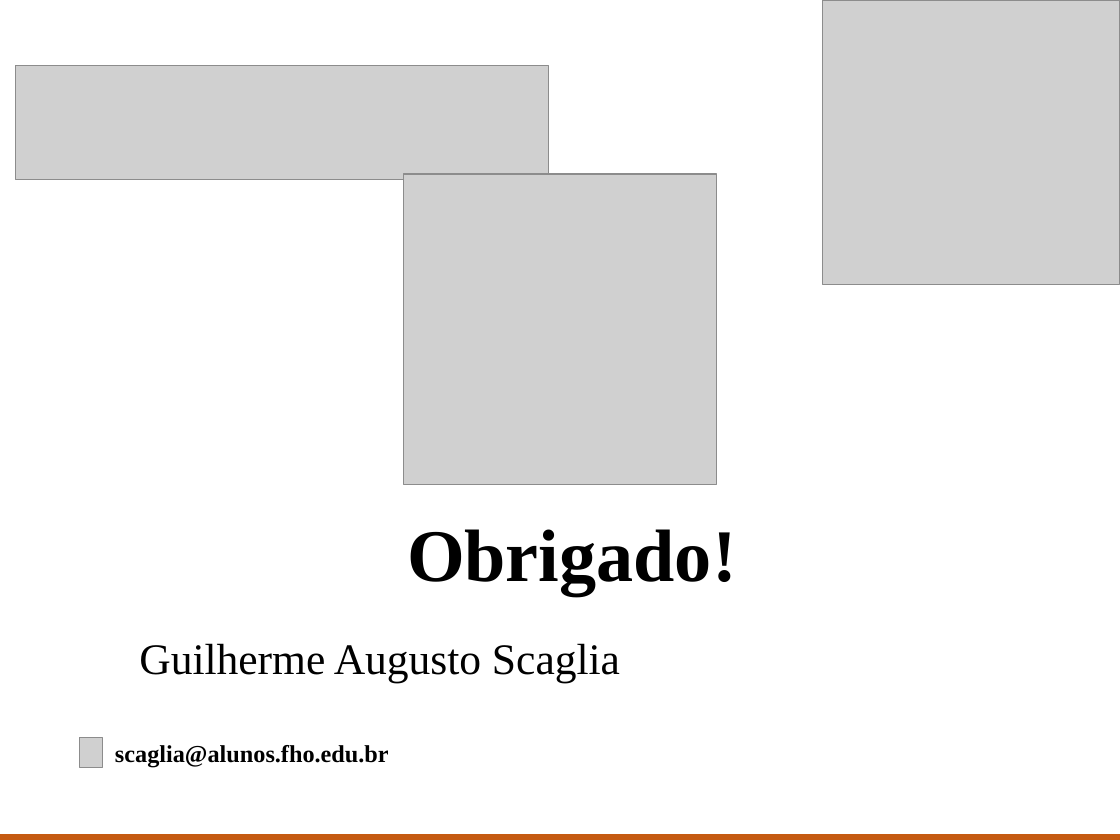
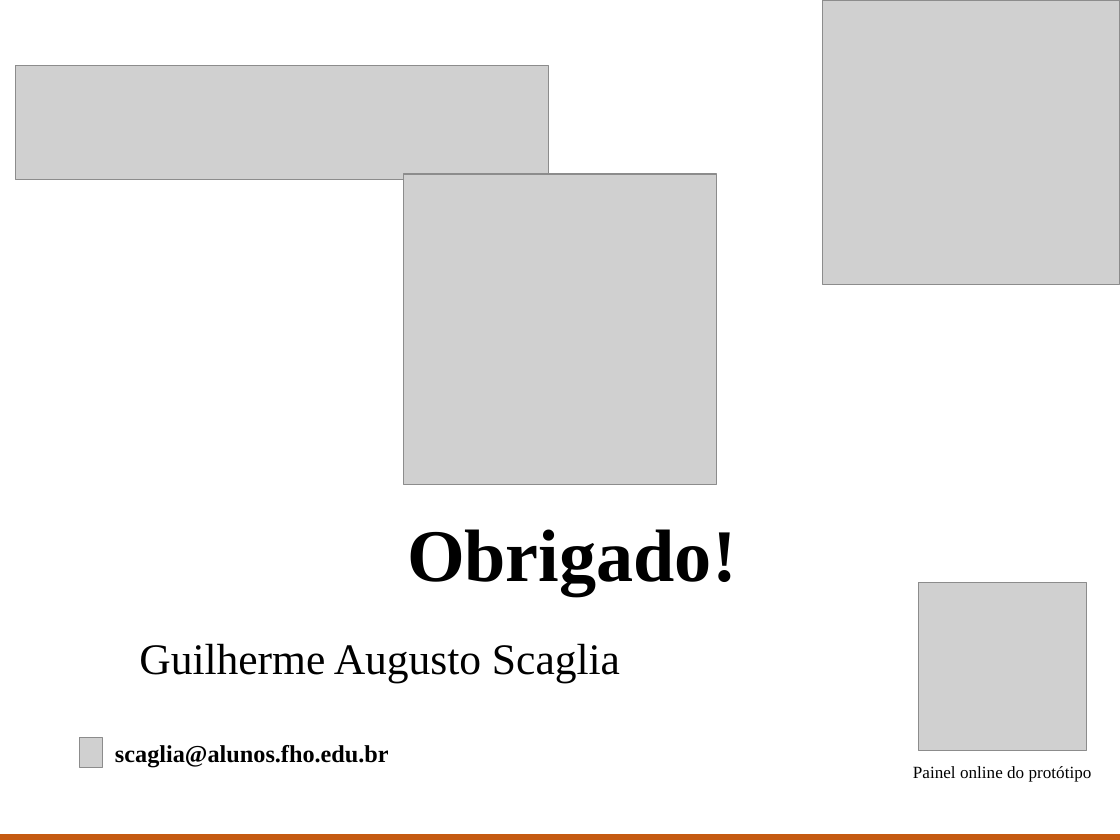
Before and after one commit to Scaglia05/irrigacao-inteligente, a slide deck: slide 10 of docs/p2/Apresentacao_TCC_P2.pptx (slide 13 before the commit). Drawn at 1120x840 pixels with LibreOffice and Linux fonts; fonts in the diff are those of the drawing; grey boxes stand for pictures. Boxes give left, top, right and bottom in pixels: in the first picture for what was removed or moved away, otherwise in the second. Text is boxed around its words. In the diff, an @@ line names an element or a change of style, - is before the commit and + after.

```diff
--- a/docs/p2/Apresentacao_TCC_P2.pptx
+++ b/docs/p2/Apresentacao_TCC_P2.pptx
@@ picture added at (x1=918, y1=582, x2=1086, y2=750) @@
@@ text added at (x1=913, y1=766, x2=1092, y2=782), 11 pt, text #000000 @@
+Painel online do protótipo
```
Also in this commit, not shown: 6 other slides changed, 3 slides removed, 1 other file.
